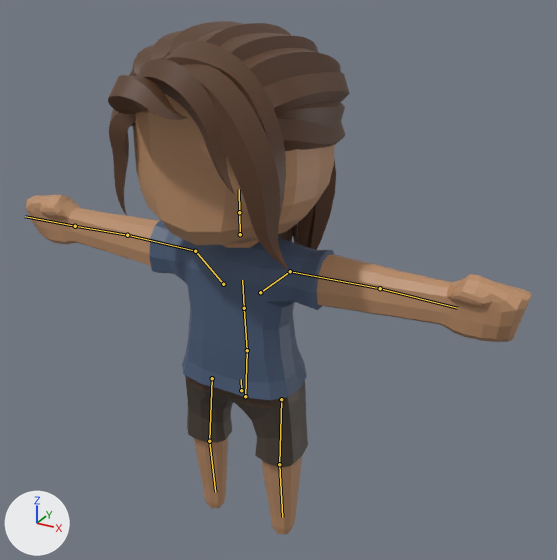
One commit to the glTF model src/escalacao/cidade3d/assets/Casual_Female.glb: the scene before it, then after it.
Both versions are drawn from a 50 mm camera at (1.336, -1.959, 2.108) aimed at (0.145, 0.206, 1.025). The lights are fixed; the arrows at lower left show +X, +Y and +Z. The first picture is the older version. The bones that change, and the others that lie on the model, are drawn over the model as lines.
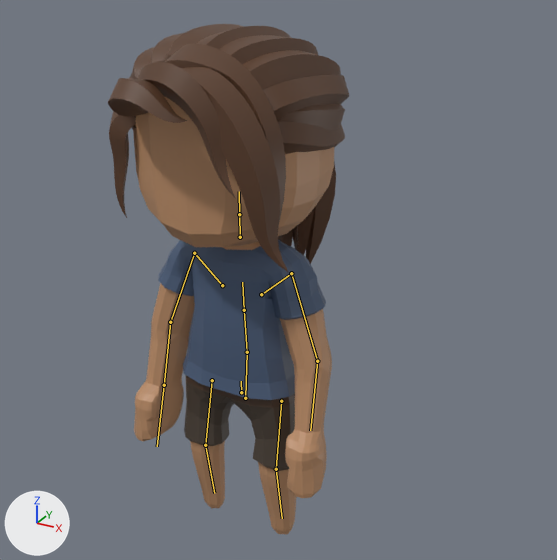
The newer file adds an action. The first version stands in its rest pose; the second is drawn at frame 0 of the action 'Victory'.

The change, as a list of edits to the scene's bpy script:
```text
Change bone_body_1:
    where bone_body_1 = bpy.data.objects['CharacterArmature'].pose.bones['Body_1']  # child of 'Bone'
    bone_body_1.location: (0.0, 0.0, 0.0) -> (0.0, -0.012, 0.0)
Change bone_upperarml:
    where bone_upperarml = bpy.data.objects['CharacterArmature'].pose.bones['UpperArmL']  # child of 'ShoulderL'
    bone_upperarml.rotation_quaternion: (1.0, 0.0, 0.0, 0.0) -> (0.743, -0.512, 0.351, -0.249)  # degrees (0, 0, 0) -> degrees (-76, 15, -49)
Change bone_lowerarml:
    where bone_lowerarml = bpy.data.objects['CharacterArmature'].pose.bones['LowerArmL']  # child of 'UpperArmL'
    bone_lowerarml.rotation_quaternion: (1.0, 0.0, 0.0, 0.0) -> (0.983, -0.007, 0.107, -0.148)  # degrees (0, 0, 0) -> degrees (-3, 12, -17)
Change bone_upperarmr:
    where bone_upperarmr = bpy.data.objects['CharacterArmature'].pose.bones['UpperArmR']  # child of 'ShoulderR'
    bone_upperarmr.rotation_quaternion: (1.0, 0.0, 0.0, 0.0) -> (0.743, -0.512, -0.351, 0.249)  # degrees (0, 0, 0) -> degrees (-76, -15, 49)
Change bone_lowerarmr:
    where bone_lowerarmr = bpy.data.objects['CharacterArmature'].pose.bones['LowerArmR']  # child of 'UpperArmR'
    bone_lowerarmr.rotation_quaternion: (1.0, 0.0, 0.0, 0.0) -> (0.983, -0.007, -0.109, 0.147)  # degrees (0, 0, 0) -> degrees (-3, -12, 17)
Change bone_upperlegl:
    where bone_upperlegl = bpy.data.objects['CharacterArmature'].pose.bones['UpperLegL']  # child of 'Body_1'
    bone_upperlegl.rotation_quaternion: (1.0, 0.0, 0.0, 0.0) -> (0.999, -0.047, -0.001, -0.001)  # degrees (0, 0, 0) -> degrees (-5, 0, 0)
Change bone_lowerlegl:
    where bone_lowerlegl = bpy.data.objects['CharacterArmature'].pose.bones['LowerLegL']  # child of 'UpperLegL'
    bone_lowerlegl.rotation_quaternion: (1.0, 0.0, 0.0, 0.0) -> (0.997, 0.082, 0.0, 0.0)  # degrees (0, 0, 0) -> degrees (9, 0, 0)
Change bone_upperlegr:
    where bone_upperlegr = bpy.data.objects['CharacterArmature'].pose.bones['UpperLegR']  # child of 'Body_1'
    bone_upperlegr.rotation_quaternion: (1.0, 0.0, 0.0, 0.0) -> (0.999, -0.047, 0.001, 0.001)  # degrees (0, 0, 0) -> degrees (-5, 0, 0)
Change bone_lowerlegr:
    where bone_lowerlegr = bpy.data.objects['CharacterArmature'].pose.bones['LowerLegR']  # child of 'UpperLegR'
    bone_lowerlegr.rotation_quaternion: (1.0, 0.0, 0.0, 0.0) -> (0.997, 0.082, 0.0, 0.0)  # degrees (0, 0, 0) -> degrees (9, 0, 0)
```

What differs and where, as boxes (x1, y1, x2, y2) in the pictures (557 x 560 px):
'Cube004', posed (60% narrower): before (26, 94, 532, 534); after (133, 97, 334, 534)
'Cube004_5', posed: before (108, 21, 350, 270); after (108, 24, 349, 273)
'Cube004_1', posed: before (149, 220, 335, 400); after (158, 240, 326, 400)
'Cube004_2', posed: before (186, 383, 308, 468); after (184, 381, 295, 471)
'Cube004_3', posed: before (185, 375, 305, 409); after (186, 375, 295, 408)
bone 'Body_1', root to tip: before (241, 390) to (241, 379); after (241, 392) to (241, 381)
bone 'UpperArmL', root to tip: before (290, 271) to (380, 288); after (291, 273) to (317, 361)
bone 'LowerArmL', root to tip: before (380, 288) to (457, 308); after (317, 361) to (310, 430)
bone 'UpperArmR', root to tip: before (195, 251) to (127, 235); after (194, 253) to (170, 322)
bone 'LowerArmR', root to tip: before (127, 235) to (75, 226); after (170, 322) to (164, 385)
bone 'UpperLegL', root to tip: before (281, 399) to (279, 464); after (281, 401) to (276, 469)
bone 'LowerLegL', root to tip: before (279, 464) to (282, 517); after (276, 469) to (282, 518)
bone 'UpperLegR', root to tip: before (212, 378) to (209, 441); after (212, 380) to (205, 445)
bone 'LowerLegR', root to tip: before (209, 441) to (215, 492); after (205, 445) to (214, 493)
